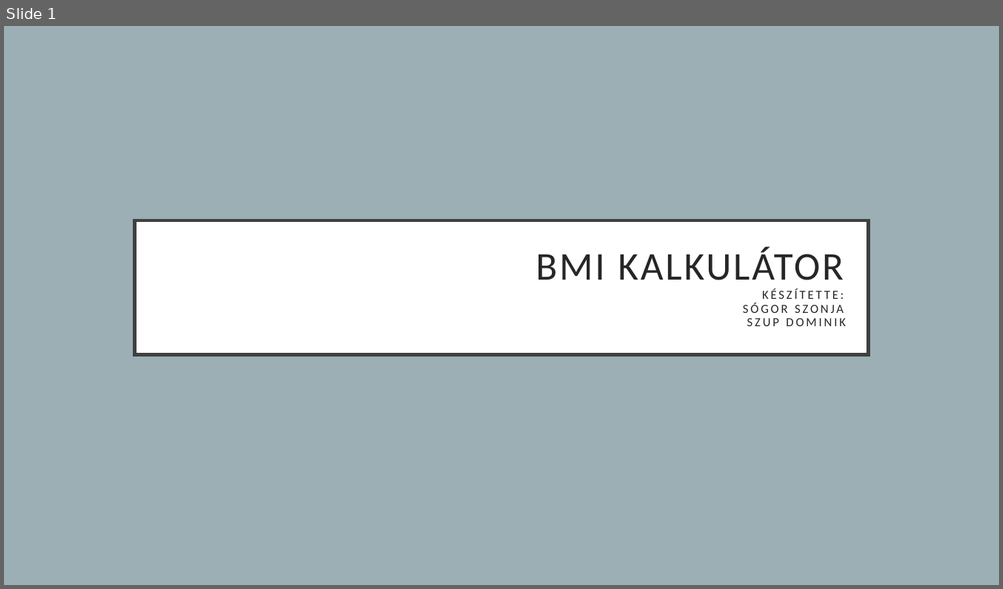
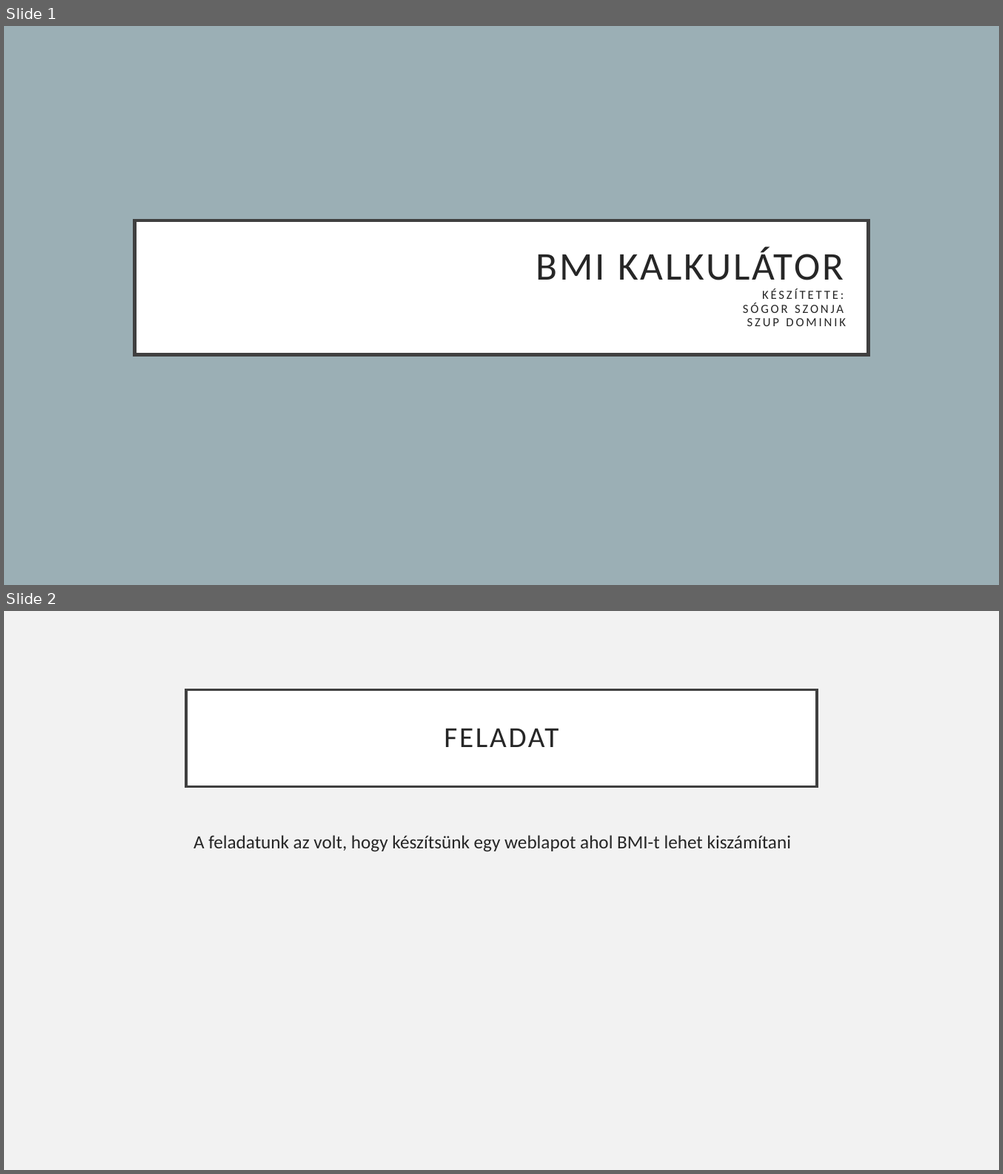
Before and after one commit to szonja772/bmikalkulator, a slide deck: BMI kalkulátor.pptx. Shown one above the other, each under a label of ours: slide 1 before the commit, slides 1 and 2 after it. The pictures are 1003x589 and 1003x1174 pixels, drawn with LibreOffice and Linux fonts; fonts in the diff are those of the drawing. Boxes give left, top, right and bottom in pixels: in the first picture for what was removed or moved away, otherwise in the second. Text is boxed around its words. In the diff, an @@ line names an element or a change of style, - is before the commit and + after.

```diff
--- a/BMI kalkulátor.pptx
+++ b/BMI kalkulátor.pptx
@@ slide 2 added at [4,611,999,1170], background #F2F2F2 @@
@@ title added at [186,689,817,786], fill #FFFFFF, outline #404040 2.5 pt, 28 pt, text #262626 @@
+FELADAT
@@ text added at [193,835,791,852], 18 pt, text #262626 @@
+A feladatunk az volt, hogy készítsünk egy weblapot ahol BMI-t lehet kiszámítani
```
Also in this commit, not shown: 3 slides changed, 1 slide removed.
